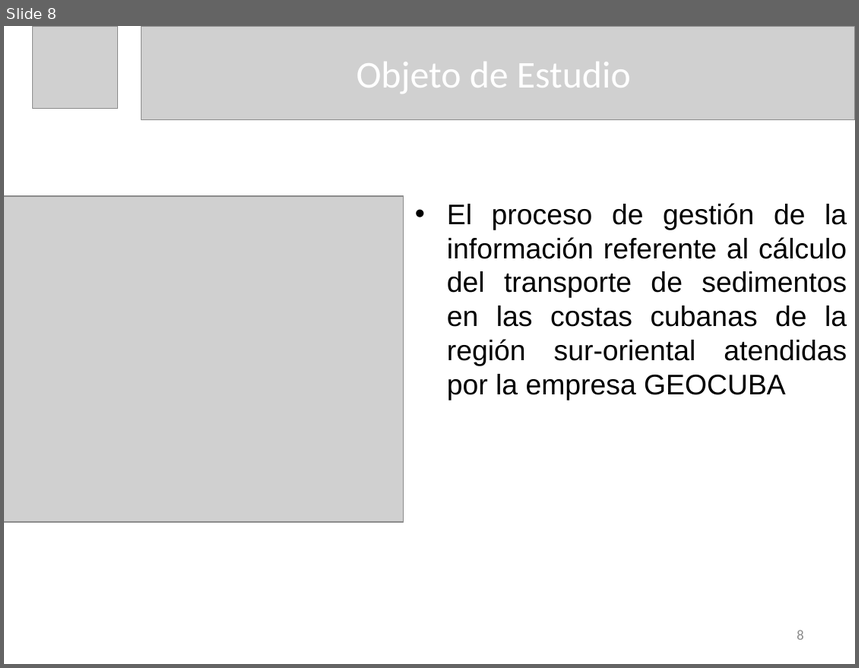
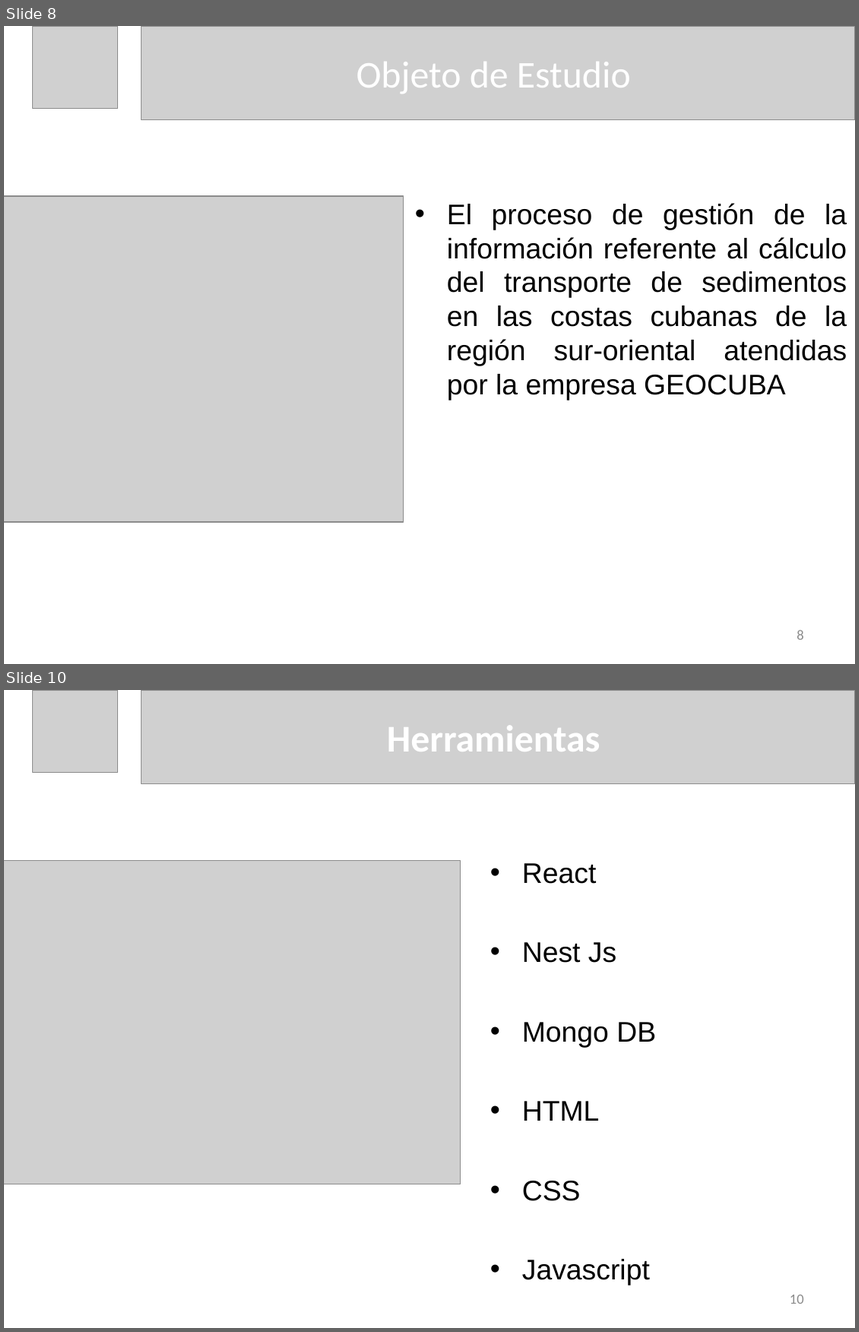
Before and after one commit to dariel-cabrera/MoreCoasts, a slide deck: DOC/Presentacion de Tesis Dariel Cabrera Lopez.pptx. Shown one above the other, each under a label of ours: slide 8 before the commit, slides 8 and 10 after it; the slides between them are not shown. The pictures are 859x668 and 859x1332 pixels, drawn with LibreOffice and Linux fonts; fonts in the diff are those of the drawing; grey boxes stand for pictures. Boxes give left, top, right and bottom in pixels: in the first picture for what was removed or moved away, otherwise in the second. Text is boxed around its words. In the diff, an @@ line names an element or a change of style, - is before the commit and + after.

```diff
--- a/DOC/Presentacion de Tesis Dariel Cabrera Lopez.pptx
+++ b/DOC/Presentacion de Tesis Dariel Cabrera Lopez.pptx
@@ slide 10 added at [4,690,855,1328], background #FFFFFF @@
@@ picture added at [32,690,118,773] @@
@@ picture added at [141,690,855,784] @@
@@ title added at [387,725,600,752], 32 pt, text #FFFFFF, bold @@
+Herramientas
@@ picture added at [4,861,460,1185] @@
@@ text added at [522,863,656,1286], 24 pt, text #000000 @@
+• React
+• Nest Js
+• Mongo DB
+• HTML
+• CSS
+• Javascript
@@ page number added at [790,1295,804,1304], 12 pt, text #8C8C8C @@
+10
```
Also in this commit, not shown: 3 other slides added, 1 slide removed, 29 other files.
